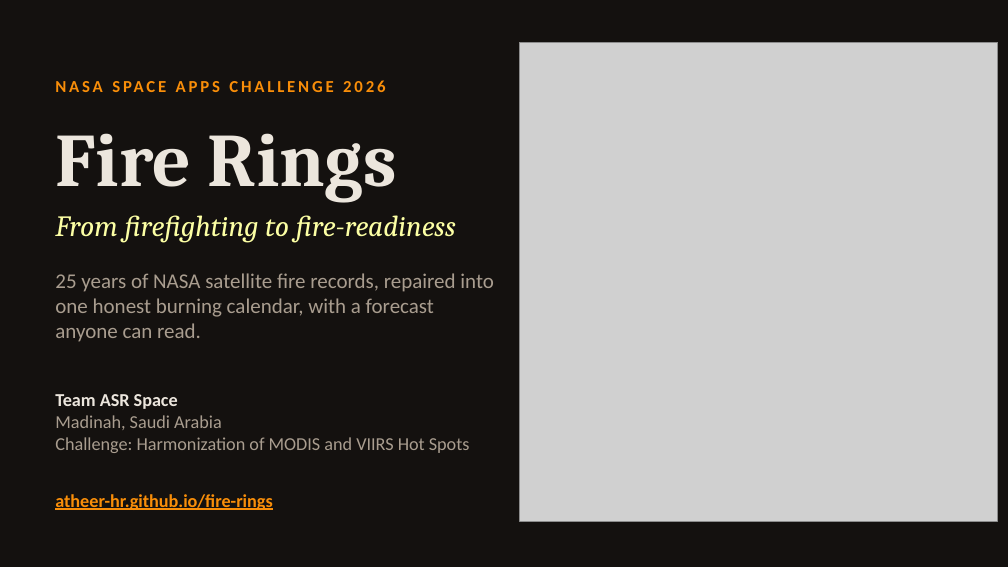
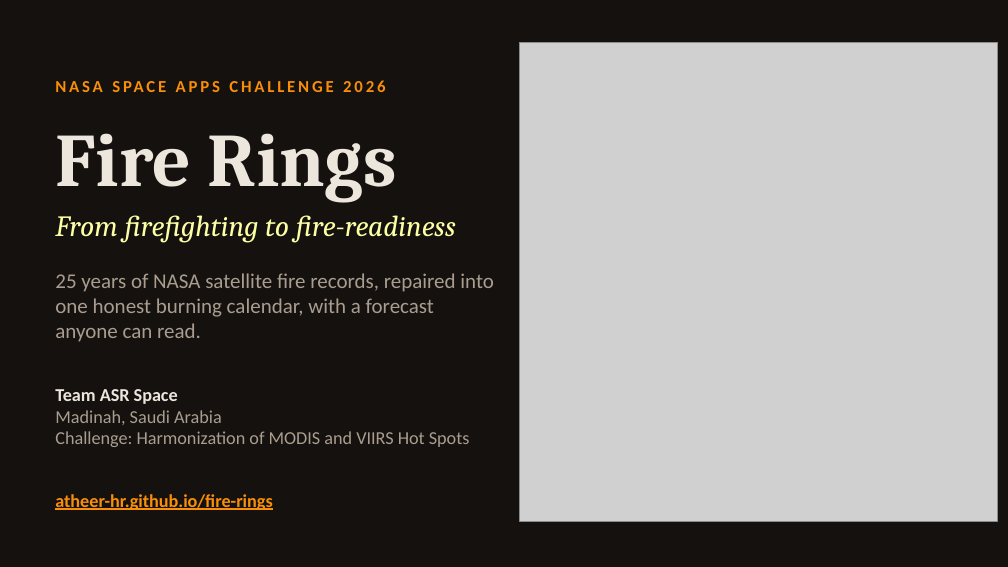
Before and after one commit to Atheer-Hr/fire-rings, a slide deck: slide 1 of submission/Fire-Rings-NASA-Space-Apps-2026.pptx. Drawn at 1008x567 pixels with LibreOffice and Linux fonts; fonts in the diff are those of the drawing; grey boxes stand for pictures. Boxes give left, top, right and bottom in pixels: in the first picture for what was removed or moved away, otherwise in the second. Text is boxed around its words. In the diff, an @@ line names an element or a change of style, - is before the commit and + after.

```diff
--- a/submission/Fire-Rings-NASA-Space-Apps-2026.pptx
+++ b/submission/Fire-Rings-NASA-Space-Apps-2026.pptx
@@ text "Team ASR Space": place and size @@
-text "Team ASR Space" at (55,394,470,453)
+text "Team ASR Space" at (55,389,470,447)
```
Also in this commit, not shown: 5 other slides changed, 3 other files.
